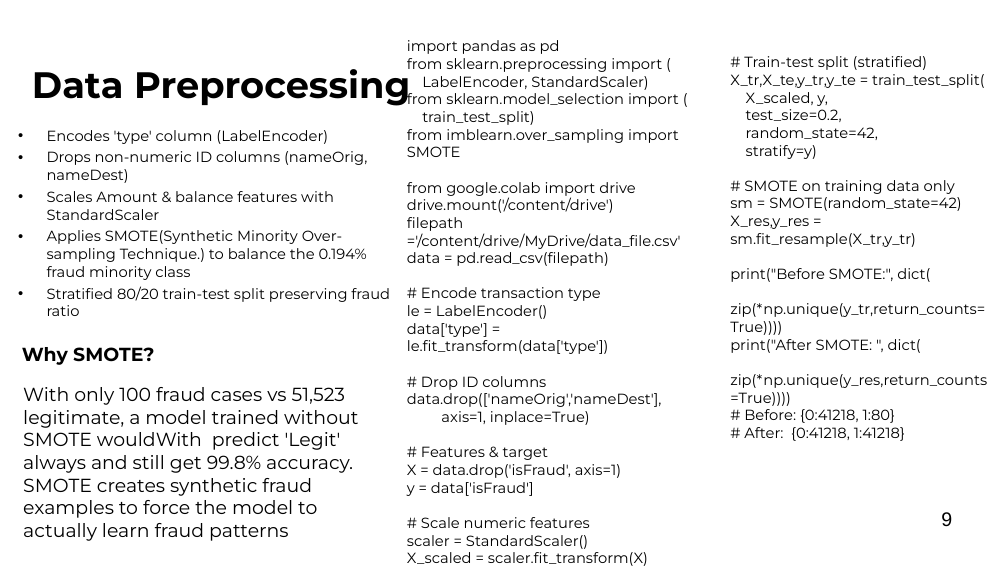
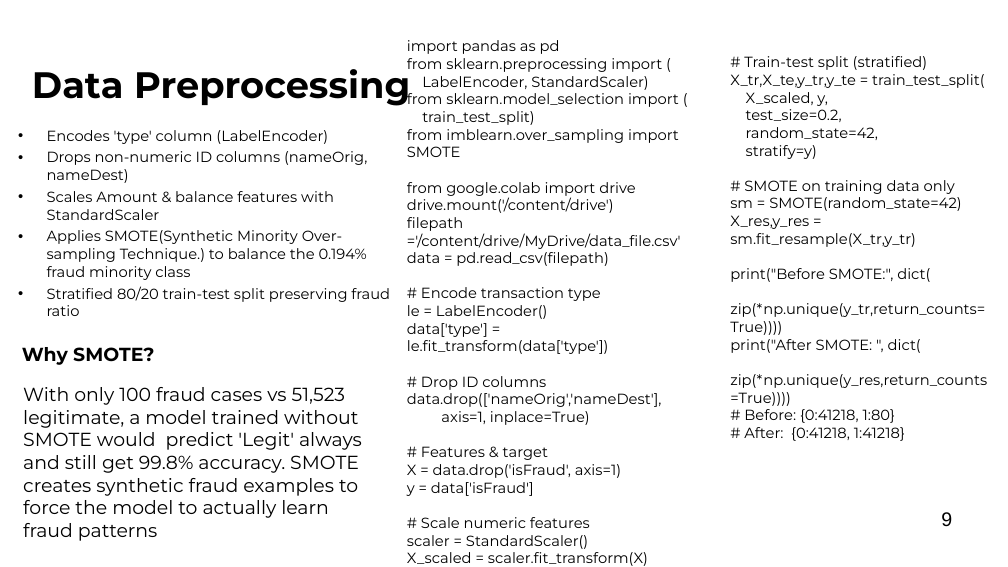
Before and after one commit to shraddhaGit-1813/DS_proj, a slide deck: slide 9 of ShraddhaTiwari - Final Presentation.pptx. Drawn at 1008x567 pixels with LibreOffice and Linux fonts; fonts in the diff are those of the drawing; background and template pictures are left out. Boxes give left, top, right and bottom in pixels: in the first picture for what was removed or moved away, otherwise in the second. Text is boxed around its words. In the diff, an @@ line names an element or a change of style, - is before the commit and + after.

```diff
--- a/ShraddhaTiwari - Final Presentation.pptx
+++ b/ShraddhaTiwari - Final Presentation.pptx
@@ text at (x1=23, y1=387, x2=362, y2=541): text changed @@
-With only 100 fraud cases vs 51,523 legitimate, a model trained without SMOTE wouldWith predict 'Legit' always and still get 99.8% accuracy. SMOTE creates synthetic fraud examples to force the model to actually learn fraud patterns
+With only 100 fraud cases vs 51,523 legitimate, a model trained without SMOTE would predict 'Legit' always and still get 99.8% accuracy. SMOTE creates synthetic fraud examples to force the model to actually learn fraud patterns
```
Also in this commit, not shown: 4 other slides changed, 4 slides added, 1 other file.
